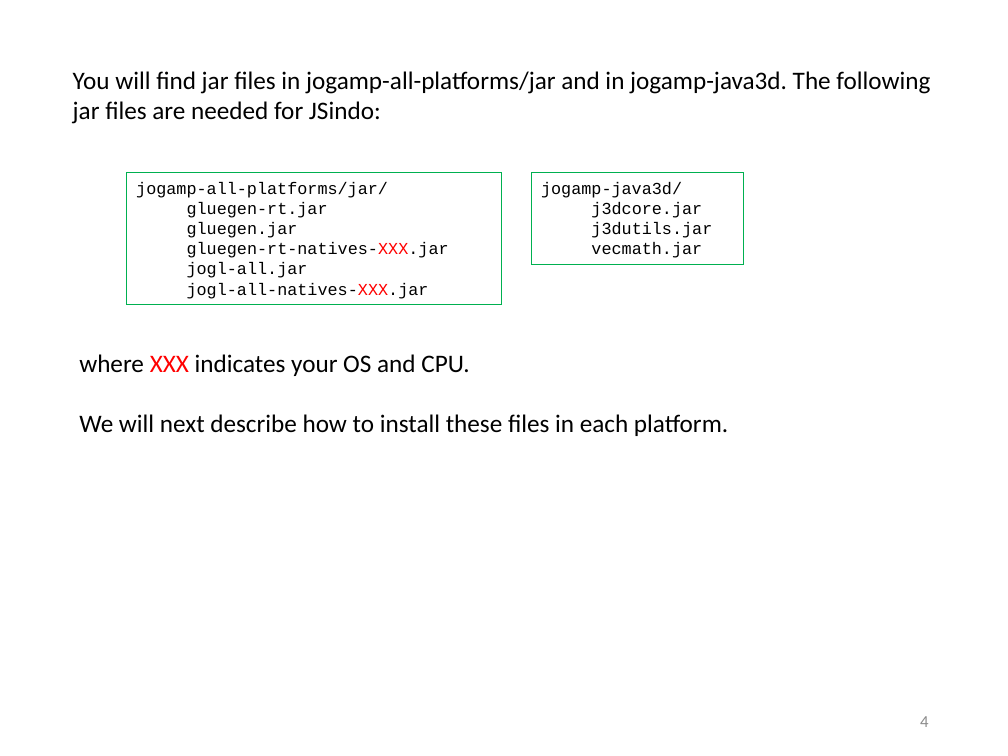
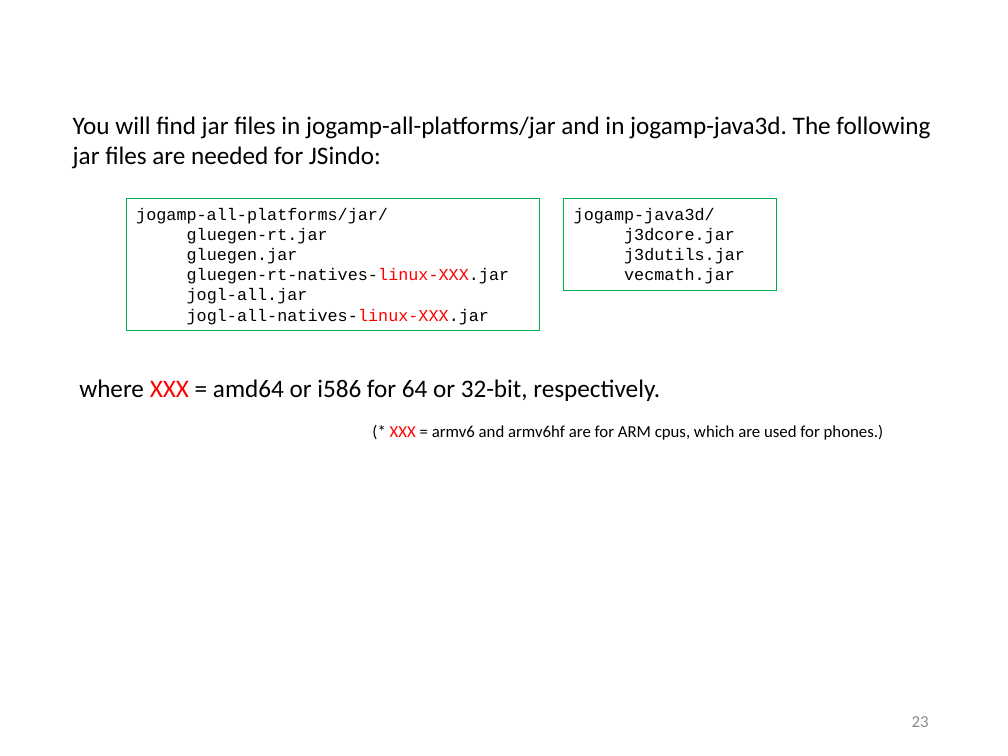
Before and after one commit to yagikiyoshi/sindo, a slide deck: slide 24 of doc/JSindo/install.pptx (slide 5 before the commit). Drawn at 1008x756 pixels with LibreOffice and Linux fonts; fonts in the diff are those of the drawing. Boxes give left, top, right and bottom in pixels: in the first picture for what was removed or moved away, otherwise in the second. Text is boxed around its words. In the diff, an @@ line names an element or a change of style, - is before the commit and + after.

Commit message:
modified install document

```diff
--- a/doc/JSindo/install.pptx
+++ b/doc/JSindo/install.pptx
@@ text "You will find jar files ...": place and size @@
-text "You will find jar files ..." at box(73, 71, 930, 124)
+text "You will find jar files ..." at box(73, 116, 930, 169)
@@ rectangle "jogamp-all-platforms/jar/": place and size @@
-rectangle "jogamp-all-platforms/jar/" at box(126, 172, 501, 304)
+rectangle "jogamp-all-platforms/jar/" at box(126, 199, 539, 331)
@@ rectangle "jogamp-java3d/": place and size @@
-rectangle "jogamp-java3d/" at box(531, 172, 744, 264)
+rectangle "jogamp-java3d/" at box(563, 199, 776, 290)
@@ text in rectangle at box(187, 268, 510, 284): text changed @@
-  gluegen-rt-natives-XXX.jar
+  gluegen-rt-natives-linux-XXX.jar
@@ text in rectangle at box(187, 309, 489, 325): text changed @@
-  jogl-all-natives-XXX.jar
+  jogl-all-natives-linux-XXX.jar
@@ text removed at box(79, 354, 728, 436) @@
-where XXX indicates your OS and CPU.
-We will next describe how to install these files in each platform.
@@ text added at box(79, 379, 660, 401), 18 pt, text #000000 @@
+where XXX = amd64 or i586 for 64 or 32-bit, respectively.
@@ text added at box(390, 425, 884, 440), 12 pt, text #000000 @@
+(* XXX = armv6 and armv6hf are for ARM cpus, which are used for phones.)
@@ page number at box(912, 716, 929, 727): text changed @@
-4
+23
```
Also in this commit, not shown: 10 other slides changed, 18 slides added, 1 other file.
